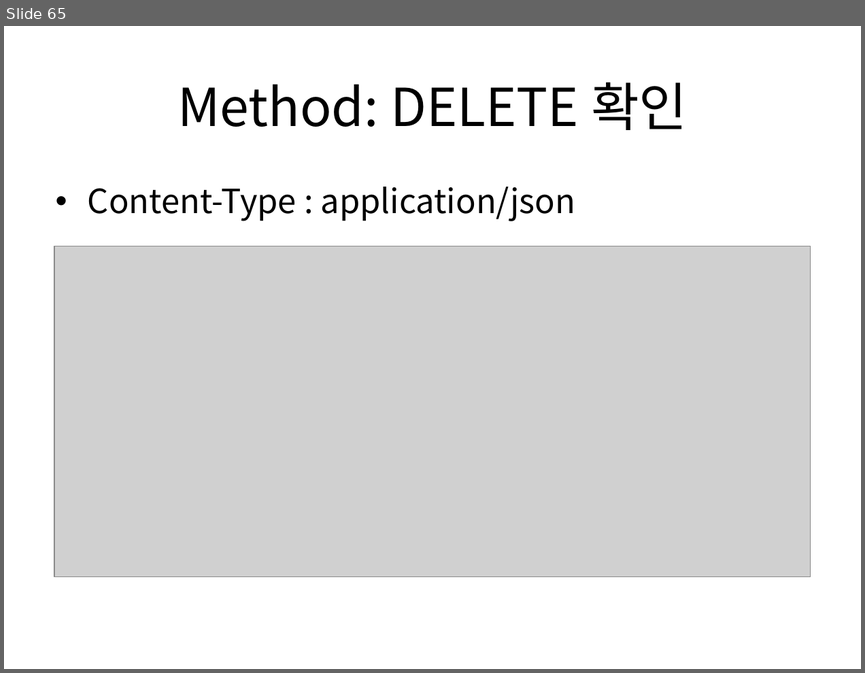
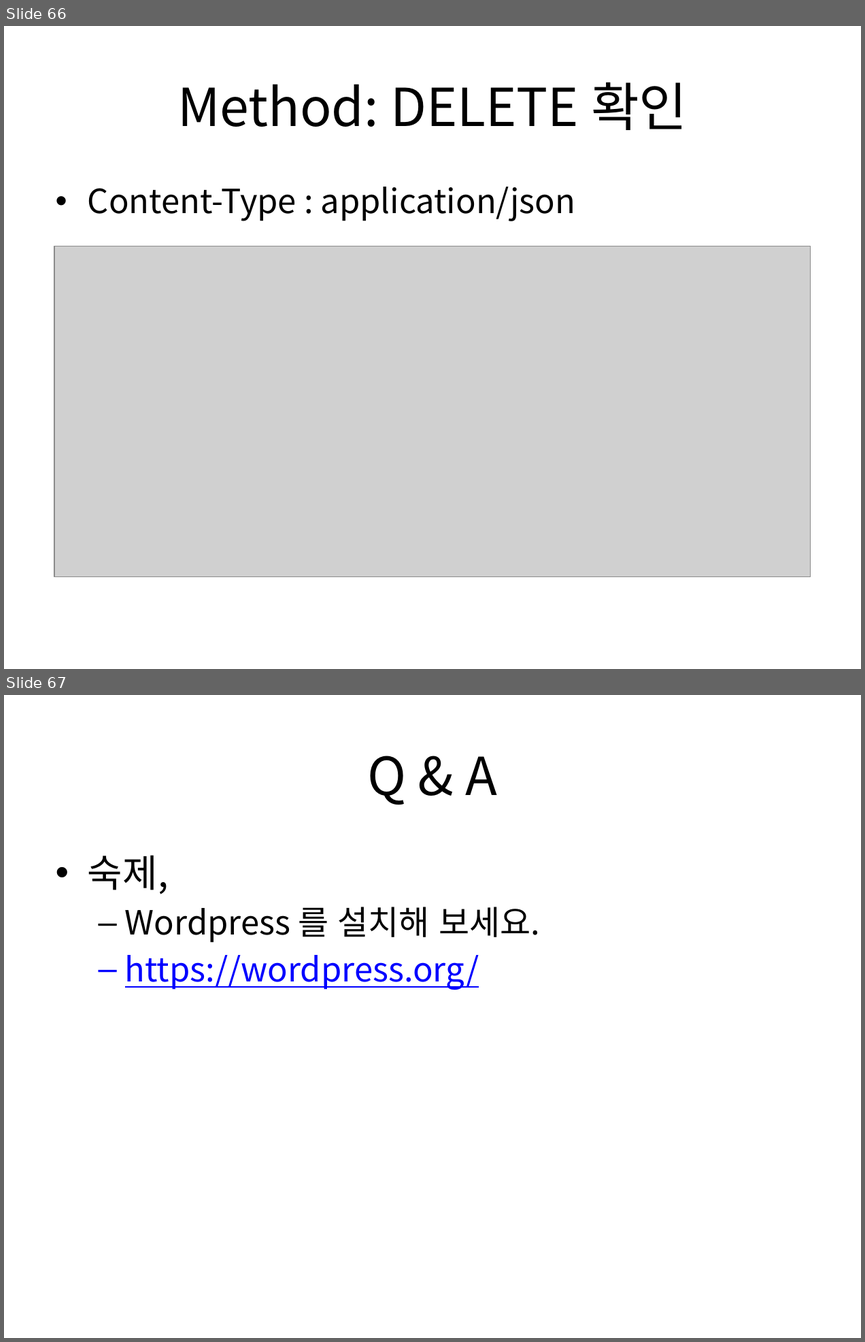
Before and after one commit to tuxxon/android_dev_lecture, a slide deck: 01.안드로이드 모바일 앱 개발-백엔드-안국환.pptx. Shown one above the other, each under a label of ours: slide 65 before the commit, slides 66 and 67 after it. The pictures are 865x673 and 865x1342 pixels, drawn with LibreOffice and Linux fonts; fonts in the diff are those of the drawing; grey boxes stand for pictures. Boxes give left, top, right and bottom in pixels: in the first picture for what was removed or moved away, otherwise in the second. Text is boxed around its words. In the diff, an @@ line names an element or a change of style, - is before the commit and + after.

```diff
--- a/01.안드로이드 모바일 앱 개발-백엔드-안국환.pptx
+++ b/01.안드로이드 모바일 앱 개발-백엔드-안국환.pptx
@@ slide 67 added at box(4, 695, 861, 1338), background #FFFFFF @@
@@ title added at box(368, 756, 497, 804), 44 pt, text #000000 @@
+Q & A
@@ text added at box(88, 855, 540, 990), 28 pt, text #0000FF, underline @@
+• 숙제,
+  – Wordpress 를 설치해 보세요.
+  – https://wordpress.org/
@@ what was slide 65 is now slide 66 @@
```
Also in this commit, not shown: 1 slide changed, 1 other slide added.
